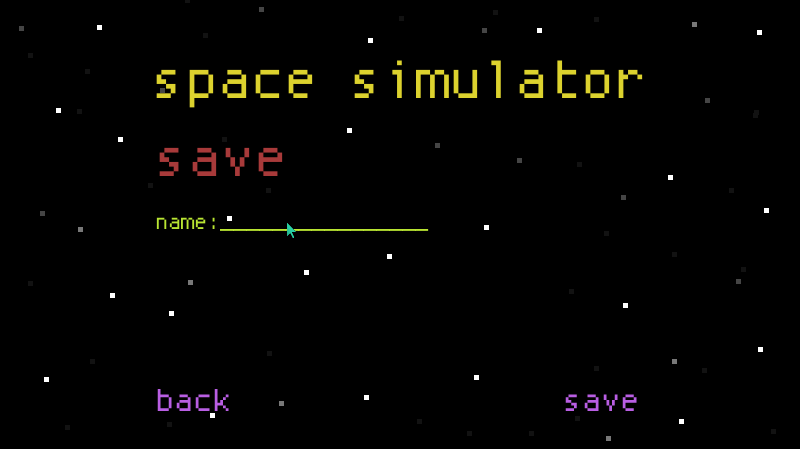
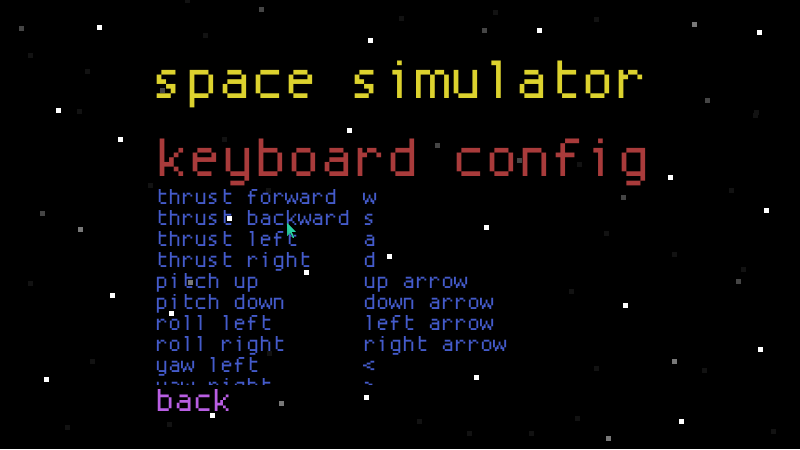
Layered file, before and after one edit (w=800, h=450). Changes by layer:
hid "save button" over left=565, top=394, right=637, bottom=411
hid "save" over left=159, top=147, right=283, bottom=176
hid "name:________________" over left=156, top=217, right=429, bottom=231
added layer "keyboard config" above "thrust forward w ..." over left=159, top=138, right=646, bottom=186
renamed "view distance 30 ly ..." to "thrust forward w ...", showed it, painted on it over left=156, top=189, right=507, bottom=385
